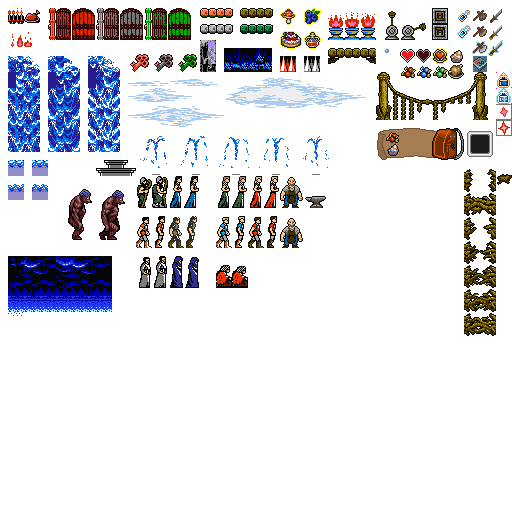
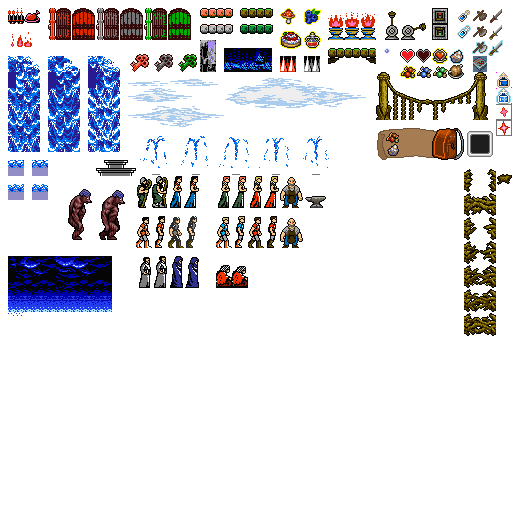
The second 512x512 image is a revision of the first. Changes to its layers:
painted on "Layer 62" over [400, 49, 464, 79]
